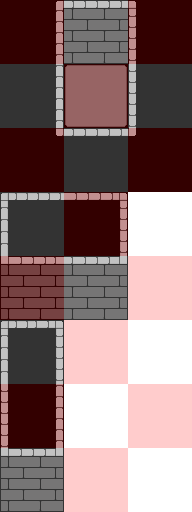
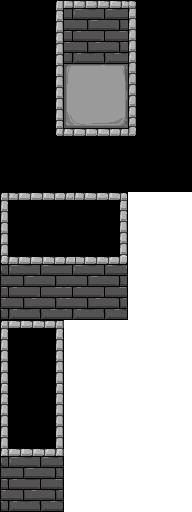
Layers edited between the first and the second (192, 512) image:
hid "레이어 2 사본 6" over [0,0,192,512]
painted on "레이어 4 사본" over [1,1,136,511]
